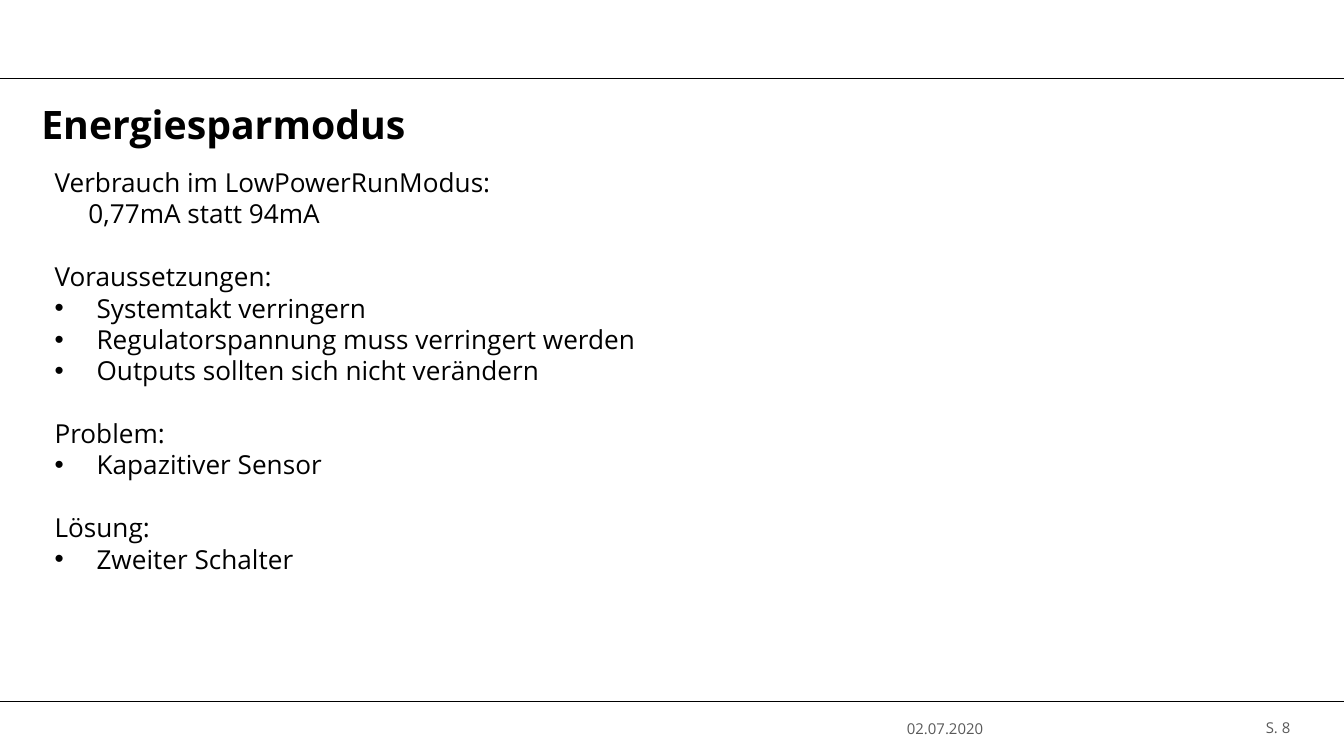
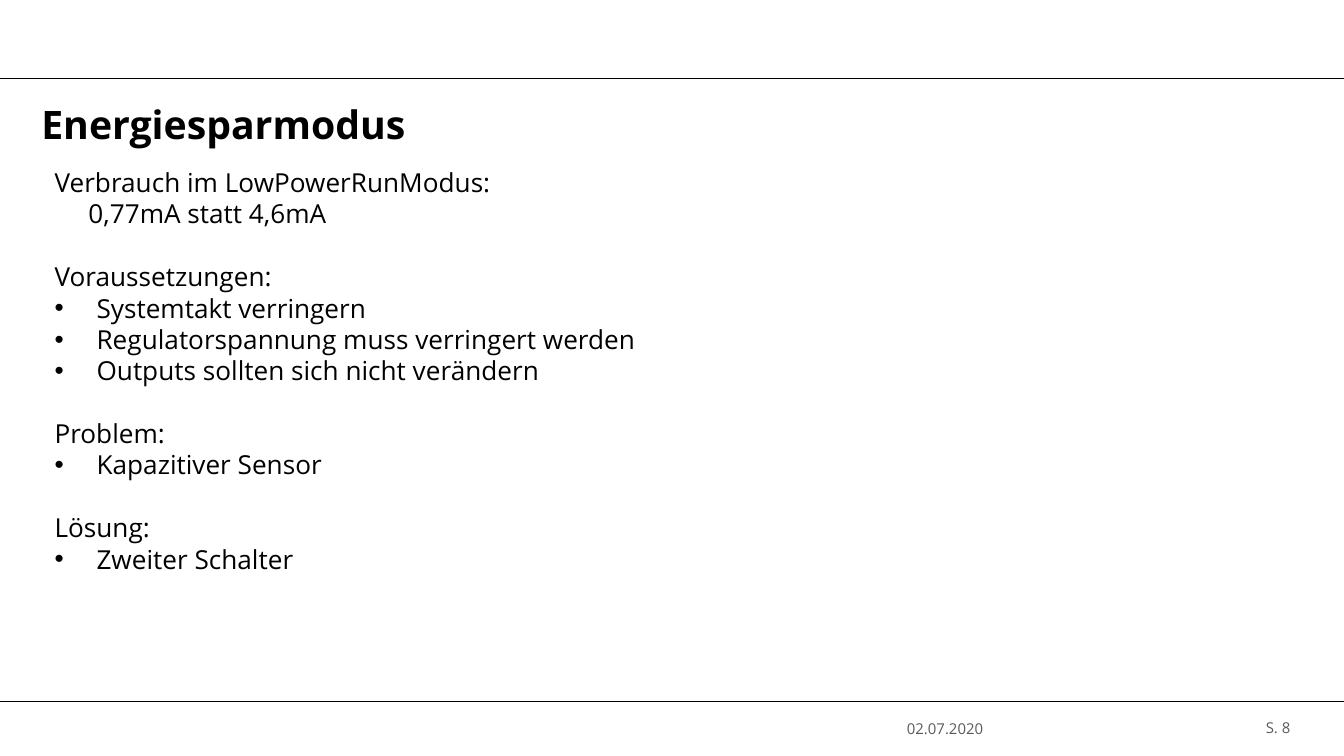
Before and after one commit to Typwithoutname/VMCB, a slide deck: slide 8 of Zwischenpräsentation/Zwischenpräsentation.pptx. Drawn at 1344x756 pixels with LibreOffice and Linux fonts; fonts in the diff are those of the drawing; background and template pictures are left out. Boxes give left, top, right and bottom in pixels: in the first picture for what was removed or moved away, otherwise in the second. Text is boxed around its words. In the diff, an @@ line names an element or a change of style, - is before the commit and + after.

Commit message:
LowPowermode Wert angepasst

```diff
--- a/Zwischenpräsentation/Zwischenpräsentation.pptx
+++ b/Zwischenpräsentation/Zwischenpräsentation.pptx
@@ text at [88, 204, 326, 227]: text changed @@
-0,77mA statt 94mA
+0,77mA statt 4,6mA
```
